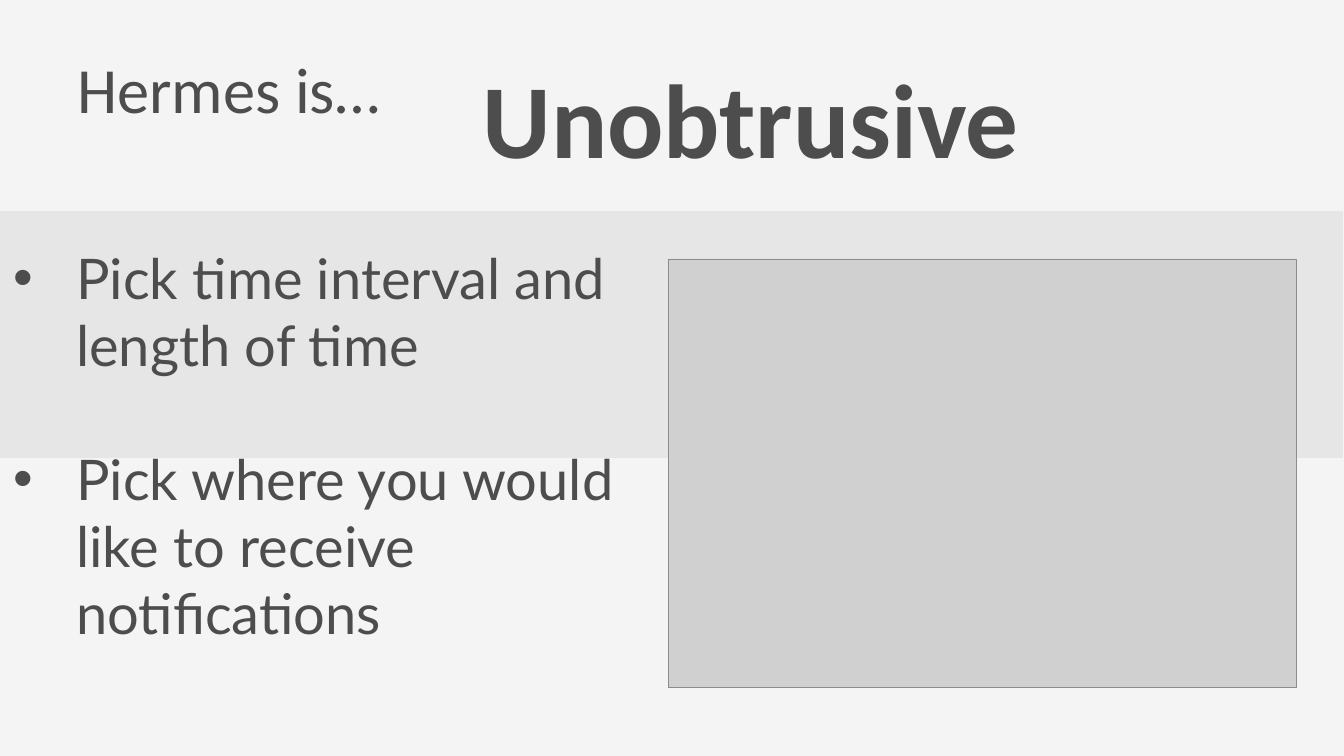
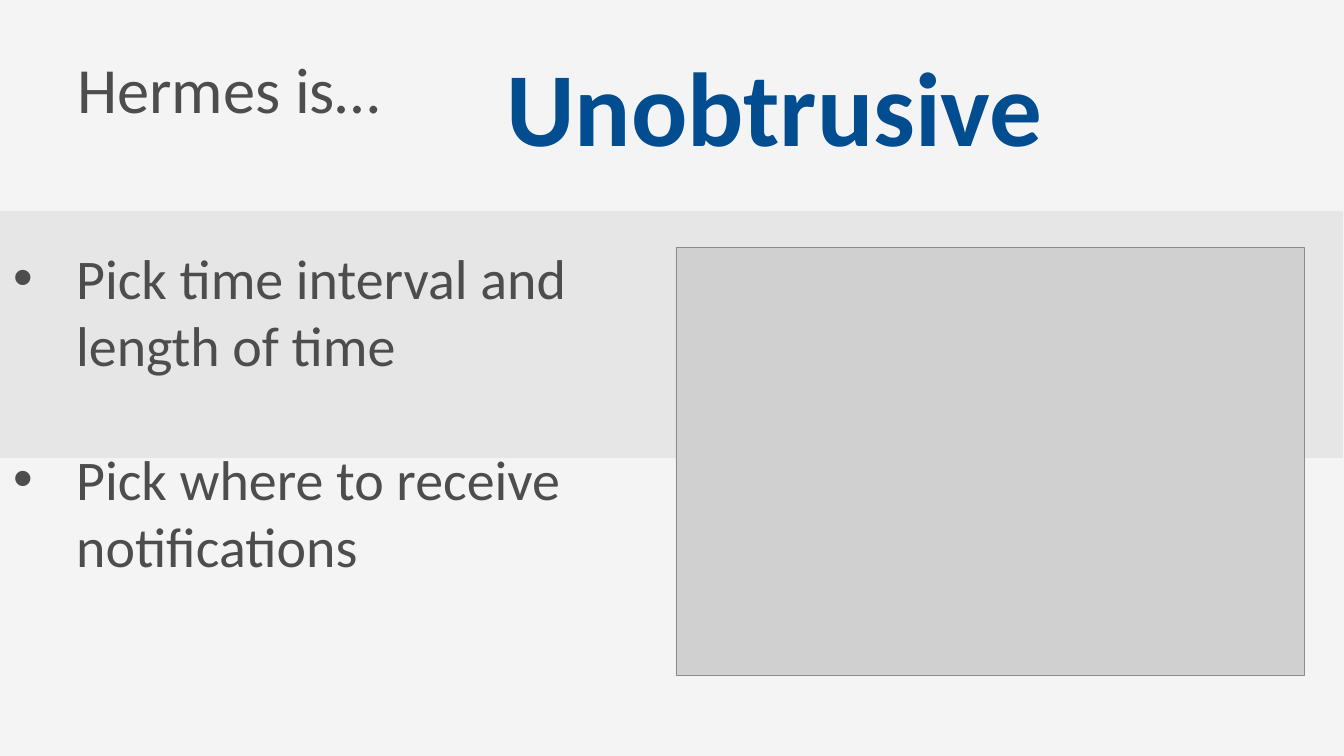
Before and after one commit to yoavz/hermes-poc, a slide deck: slide 6 of pitch.pptx. Drawn at 1344x756 pixels with LibreOffice and Linux fonts; fonts in the diff are those of the drawing; grey boxes stand for pictures. Boxes give left, top, right and bottom in pixels: in the first picture for what was removed or moved away, otherwise in the second. Text is boxed around its words. In the diff, an @@ line names an element or a change of style, - is before the commit and + after.

```diff
--- a/pitch.pptx
+++ b/pitch.pptx
@@ text "Unobtrusive": place and size @@
-text "Unobtrusive" at [483,84,1019,159]
+text "Unobtrusive" at [506,72,1042,147]
@@ text "Unobtrusive" at [506,72,1042,147]: text colour #4D4D4D to #024C90 @@
@@ text in free at [76,260,566,376]: font Lato to Calibri in "Pick time interval and length of time" @@
@@ picture: place and size @@
-picture at [668,259,1296,687]
+picture at [676,247,1304,675]
@@ text in free at [76,461,560,568]: text changed; font Lato to Calibri @@
-• Pick where you would like to receive notifications
+• Pick where to receive notifications
```
Also in this commit, not shown: 3 other slides changed, 2 slides added, 2 other files.
